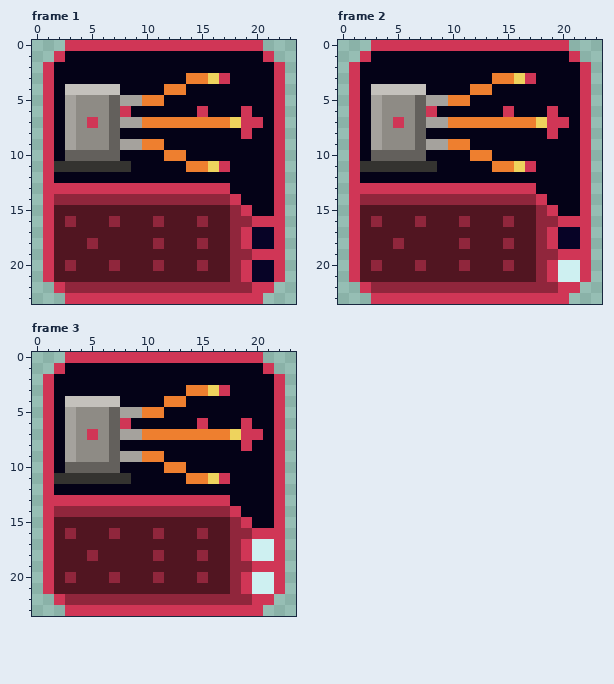
Two states of a pixel-art file, Art/Textures/Tiles/RedTiles/sweeping_battery.aseprite. The picture above was drawn from the file before the commit.
24x24 pixels, 3 frames. Shown: frame 1, frame 2, frame 3.
The same view after the edit:
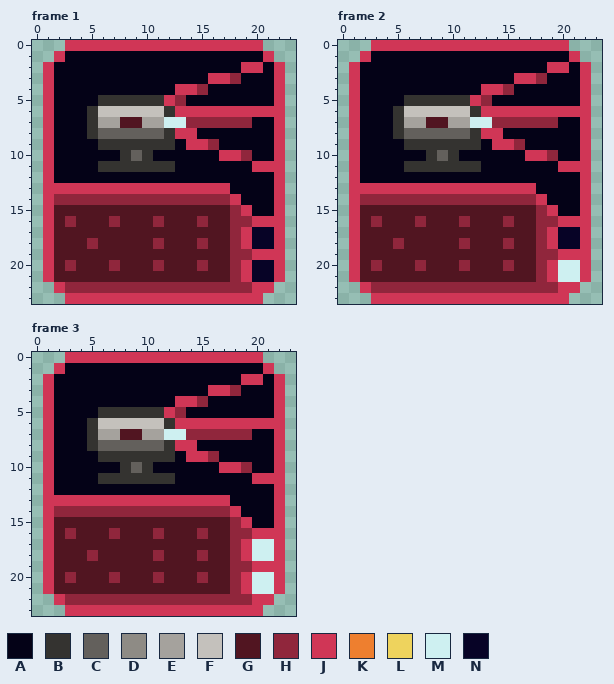
Palette (. is transparent): A #040217  B #343330  C #63605c  D #8e8b85  E #a5a29d  F #c4c1bc  G #511521  H #90263c  J #d03656  K #ee7f2f  L #eed35d  M #cef0f1  N #070326
Edits made:
--- frame 1
@@ x 0..23 @@
  1 ..JAAAAAAAAAAAAAAAAAAJ..
- 2 .JAAAAAAAAAAAAAAAAAAAAJ.
- 3 .JAAAAAAAAAAAAKKLJAAAAJ.
- 4 .JAFFFFFAAAAKKAAAAAAAAJ.
- 5 .JAEDDDCEEKKAAAAAAAAAAJ.
- 6 .JAEDDDCJAAAAAAJAAAJAAJ.
- 7 .JAEDJDCEEKKKKKKKKLJJAJ.
- 8 .JAEDDDCAAAAAAAAAAAJAAJ.
- 9 .JAEDDDCEEKKAAAAAAAAAAJ.
-10 .JACCCCCAAAAKKAAAAAAAAJ.
-11 .JBBBBBBBAAAAAKKLJAAAAJ.
+ 2 .JAAAAAAAAAAAAAAAAAJJAJ.
+ 3 .JAAAAAAAAAAAAAAJJHAAAJ.
+ 4 .JAAAAAAAAAAAJJHAAAAAAJ.
+ 5 .JAAAABBBBBBJHAAAAAAAAJ.
+ 6 .JAAABFFFFFFBJJJJJJJJJJ.
+ 7 .JAAABEEGGEEMMHHHHHHAAJ.
+ 8 .JAAABCCCCCCBJJAAAAAAAJ.
+ 9 .JAAAABBBBBBBAJJHAAAAAJ.
+10 .JAAAAAABCBAAAAAAJJHAAJ.
+11 .JAAAABBBBBBBAAAAAAAJJJ.
 12 .JAAAAAAAAAAAAAAAAAAAAJ.
--- frame 2: the same change as frame 1
--- frame 3: the same change as frame 1
Boxes around the changes in both pictures, in picture pixels (x1, y1, x2, y2):
changed: (54, 62, 274, 172)
changed: (360, 62, 580, 172)
changed: (54, 374, 274, 484)
